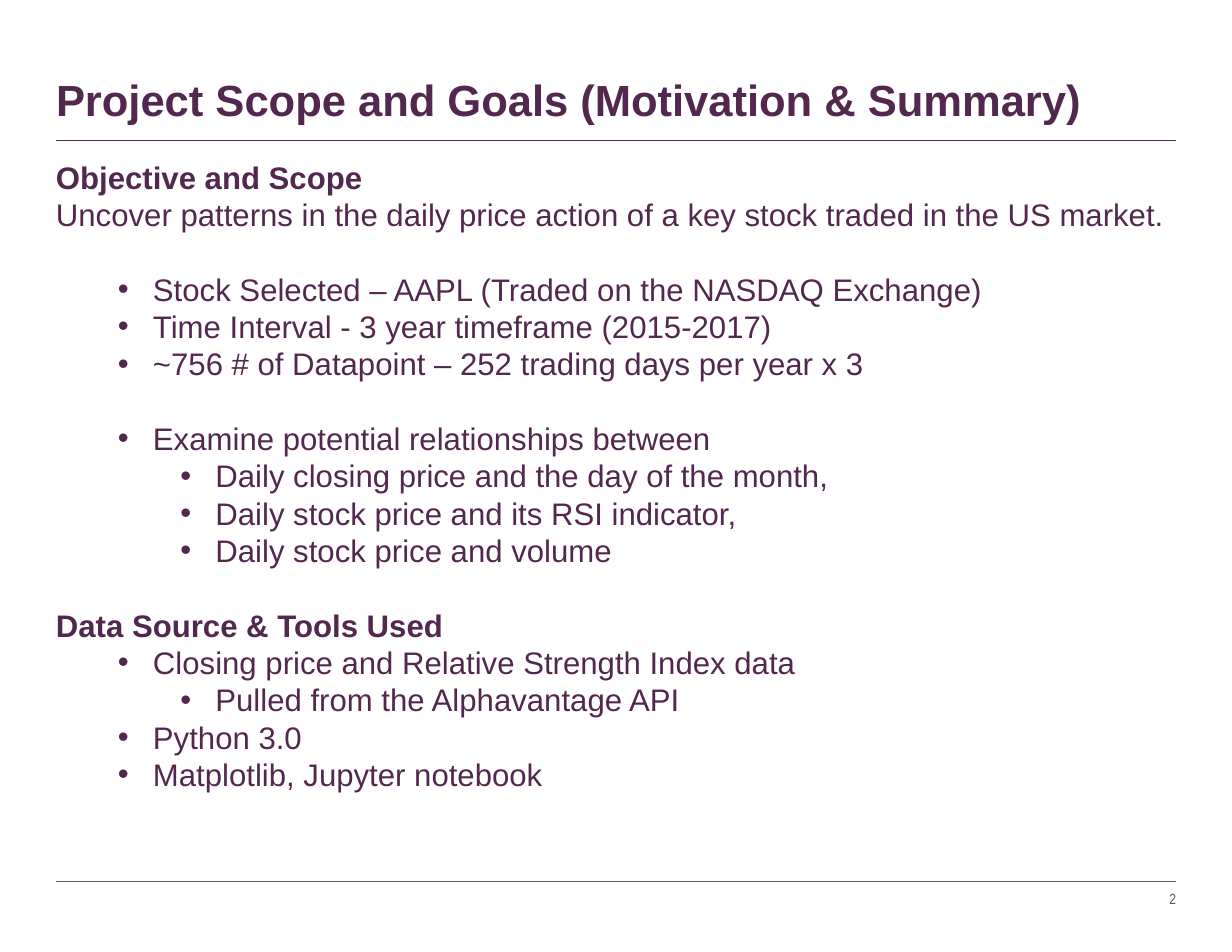
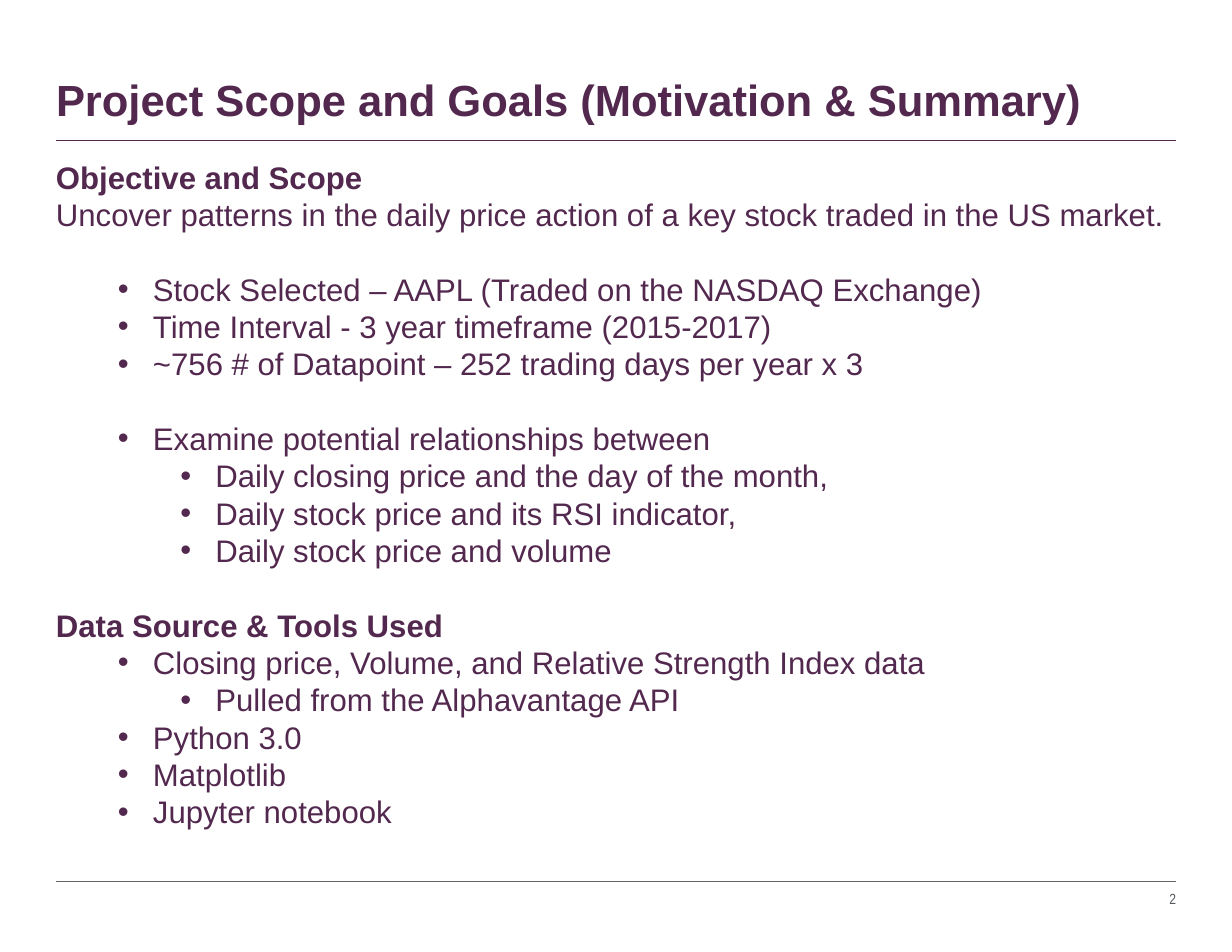
Before and after one commit to timothyyu/pr1-apple-stock-analysis, a slide deck: slide 2 of DataScience Project-One_Rutgers.pptx. Drawn at 1232x952 pixels with LibreOffice and Linux fonts; fonts in the diff are those of the drawing. Boxes give left, top, right and bottom in pixels: in the first picture for what was removed or moved away, otherwise in the second. Text is boxed around its words. In the diff, an @@ line names an element or a change of style, - is before the commit and + after.

```diff
--- a/DataScience Project-One_Rutgers.pptx
+++ b/DataScience Project-One_Rutgers.pptx
@@ text at (153,651,925,680): text changed @@
-  • Closing price and Relative Strength Index data
+  • Closing price, Volume, and Relative Strength Index data
@@ text at (153,763,392,830): text changed @@
-  • Matplotlib, Jupyter notebook
+  • Matplotlib
+  • Jupyter notebook
```
Also in this commit, not shown: 1 other slide changed, 1 other file.
